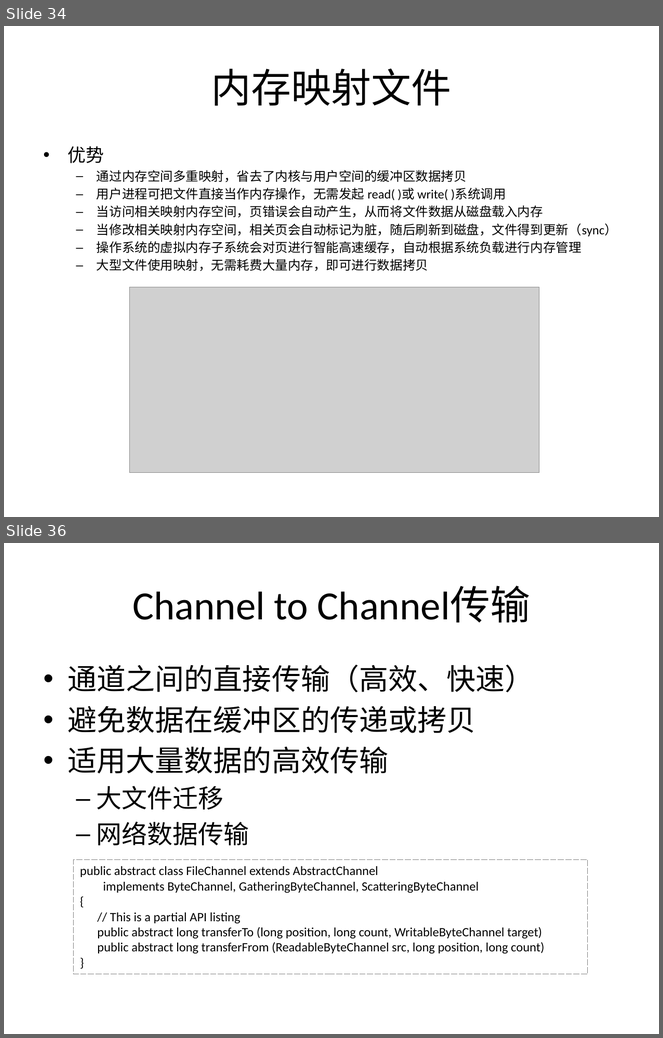
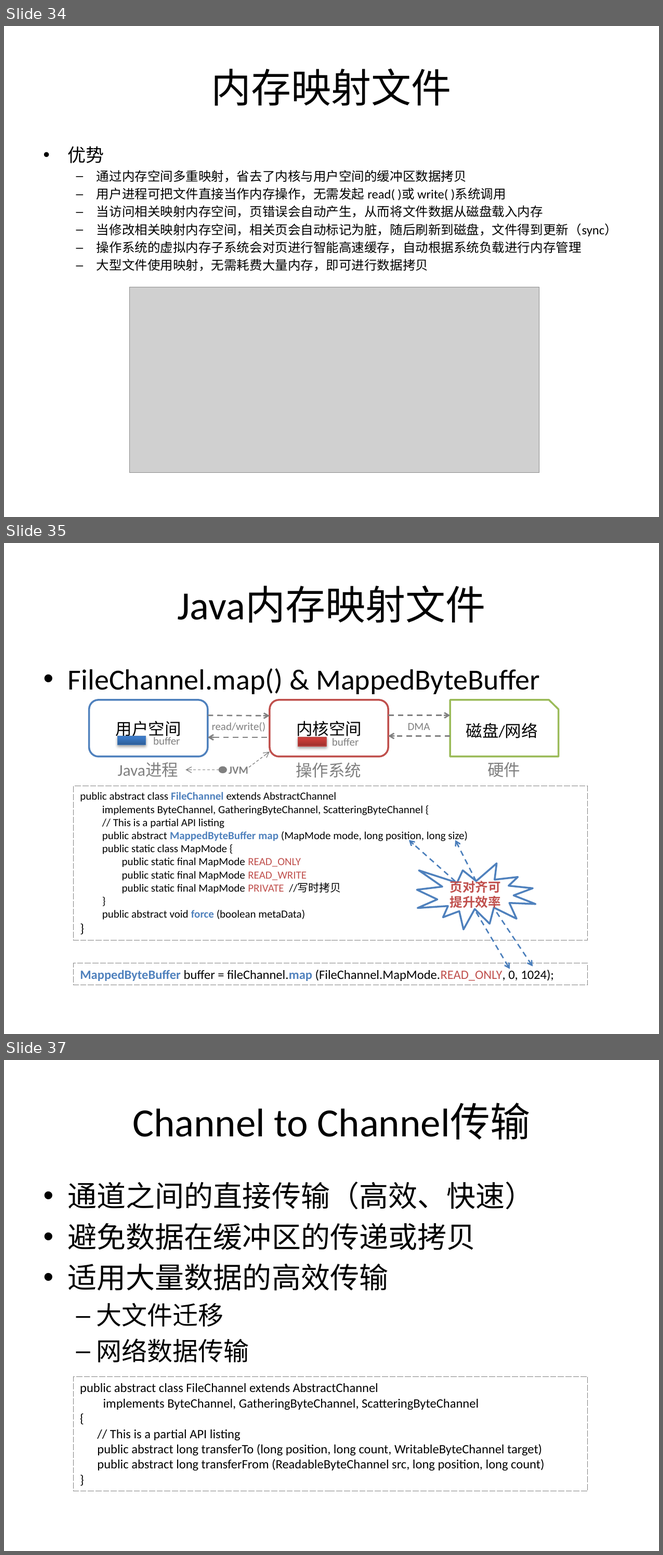
Before and after one commit to guhanjie/Knowledge-sharing, a slide deck: 扒一扒Java IO那些事儿.pptx. Shown one above the other, each under a label of ours: slides 34 and 36 before the commit, slides 34, 35 and 37 after it; the slides between them are not shown. The pictures are 663x1038 and 663x1555 pixels, drawn with LibreOffice and Linux fonts; fonts in the diff are those of the drawing; grey boxes stand for pictures. Boxes give left, top, right and bottom in pixels: in the first picture for what was removed or moved away, otherwise in the second. Text is boxed around its words. In the diff, an @@ line names an element or a change of style, - is before the commit and + after.

```diff
--- a/扒一扒Java IO那些事儿.pptx
+++ b/扒一扒Java IO那些事儿.pptx
@@ slide 35 added at [4,543,659,1034], background #FFFFFF @@
@@ title added at [177,586,486,623], 44 pt, text #000000 @@
+Java内存映射文件
@@ text added at [68,668,540,694], 32 pt, text #000000 @@
+• FileChannel.map() & MappedByteBuffer
@@ rounded rectangle added at [89,700,208,757], fill #FFFFFF, outline #4F81BD 2 pt, 18 pt, text #000000 @@
+用户空间
@@ rounded rectangle added at [270,700,389,757], fill #FFFFFF, outline #C0504D 2 pt, 18 pt, text #000000 @@
+内核空间
@@ snip rect added at [450,700,558,757], fill #FFFFFF, outline #9BBB59 2 pt, 18 pt, text #000000 @@
+磁盘/网络
@@ arrow added from (208, 715) to (270, 716), #808080 1.5 pt dashed @@
@@ text added at [212,722,266,732], 12 pt, text #808080 @@
+read/write()
@@ arrow added from (389, 715) to (450, 715), #808080 1.5 pt dashed @@
@@ text added at [408,723,430,730], 12 pt, text #808080 @@
+DMA
@@ rectangle added at [117,736,145,745], fill gradient #2F5F99 to #3D7CC7 to #3A7CCB, outline #4B7EBC 0.75 pt @@
@@ text added at [153,735,180,745], 12 pt, text #808080 @@
+buffer
@@ arrow added from (268, 737) to (208, 737), #808080 1.5 pt dashed @@
@@ rectangle added at [298,737,326,747], fill gradient #9C2F2D to #CB3E3A to #CE3B37, outline #BF4C48 0.75 pt @@
@@ text added at [332,738,359,746], 12 pt, text #808080 @@
+buffer
@@ arrow added from (450, 736) to (389, 736), #808080 1.5 pt dashed @@
@@ arrow added from (249, 767) to (270, 752), #808080 0.75 pt dashed @@
@@ text added at [118,762,178,778], 18 pt, text #808080 @@
+Java进程
@@ arrow added from (220, 770) to (185, 770), #808080 0.75 pt dashed @@
@@ ellipse added at [220,767,226,772], fill #808080, outline #808080 2 pt @@
@@ text added at [229,767,248,774], 12 pt, text #808080, bold @@
+JVM
@@ text added at [296,762,361,778], 18 pt, text #808080 @@
+操作系统
@@ text added at [488,762,520,778], 18 pt, text #808080 @@
+硬件
@@ rectangle added at [74,786,588,941], outline #808080 0.75 pt dashed, 12 pt, text #000000 @@
+public abstract class FileChannel extends AbstractChannel
+implements ByteChannel, GatheringByteChannel, ScatteringByteChannel {
+// This is a partial API listing
+public abstract MappedByteBuffer map (MapMode mode, long position, long size)
+public static class MapMode {
+public static final MapMode READ_ONLY
+public static final MapMode READ_WRITE
+public static final MapMode PRIVATE //写时拷贝
+}
+public abstract void force (boolean metaData)
+}
@@ arrow added from (455, 882) to (409, 840), #4B7EBC 1.5 pt dashed @@
@@ arrow added from (476, 882) to (455, 840), #4B7EBC 1.5 pt dashed @@
@@ irregular seal added at [417,863,535,929], fill #FFFFFF, outline #4F81BD 2 pt, 14 pt, text #C0504D, bold @@
+页对齐可提升效率
@@ arrow added from (476, 913) to (510, 969), #4B7EBC 1.5 pt dashed @@
@@ arrow added from (497, 913) to (533, 967), #4B7EBC 1.5 pt dashed @@
@@ rectangle added at [74,964,588,986], outline #808080 0.75 pt dashed, 14 pt, text #000000 @@
+MappedByteBuffer buffer = fileChannel.map (FileChannel.MapMode.READ_ONLY, 0, 1024);
@@ what was slide 36 is now slide 37 @@
```
Also in this commit, not shown: 5 slides changed.
